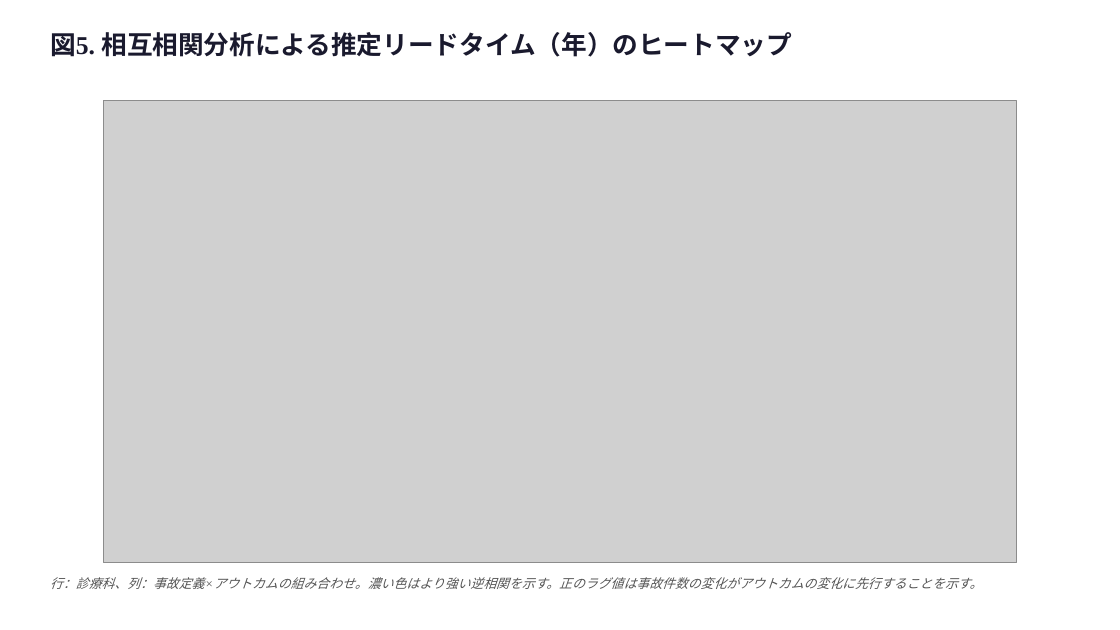
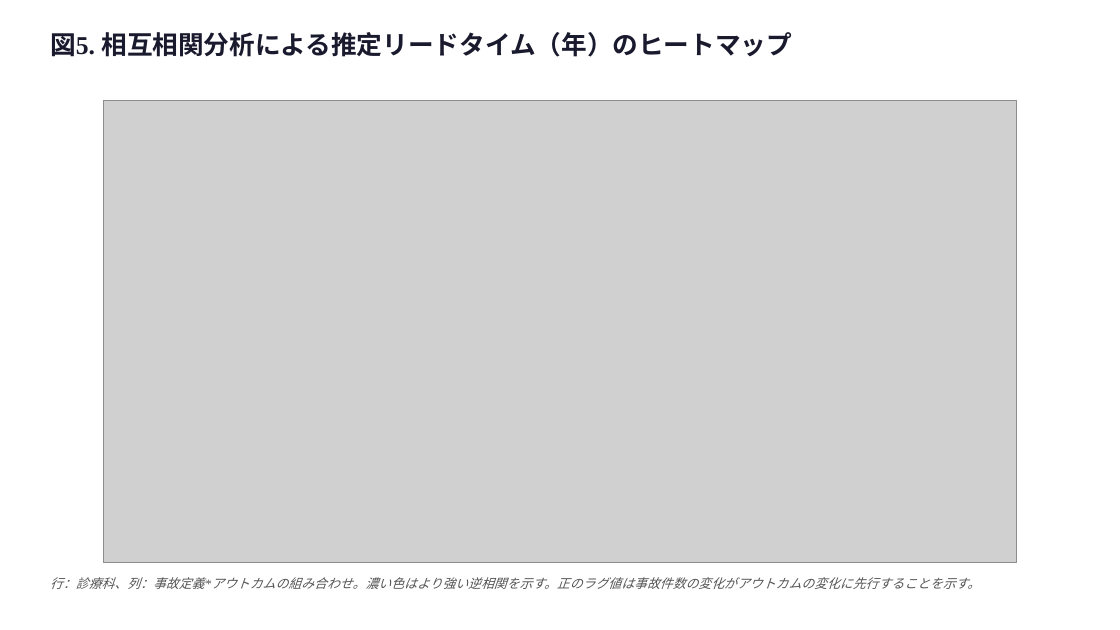
Before and after one commit to bougtoir/medical-accident-its-analysis, a slide deck: slide 6 of manuscript/bmj_figures_ja.pptx. Drawn at 1120x630 pixels with LibreOffice and Linux fonts; fonts in the diff are those of the drawing; grey boxes stand for pictures. Boxes give left, top, right and bottom in pixels: in the first picture for what was removed or moved away, otherwise in the second. Text is boxed around its words. In the diff, an @@ line names an element or a change of style, - is before the commit and + after.

```diff
--- a/manuscript/bmj_figures_ja.pptx
+++ b/manuscript/bmj_figures_ja.pptx
@@ text at (50, 577, 980, 589): text changed @@
-行：診療科、列：事故定義×アウトカムの組み合わせ。濃い色はより強い逆相関を示す。正のラグ値は事故件数の変化がアウトカムの変化に先行することを示す。
+行：診療科、列：事故定義*アウトカムの組み合わせ。濃い色はより強い逆相関を示す。正のラグ値は事故件数の変化がアウトカムの変化に先行することを示す。
```
Also in this commit, not shown: 3 other slides changed, 40 other files.
